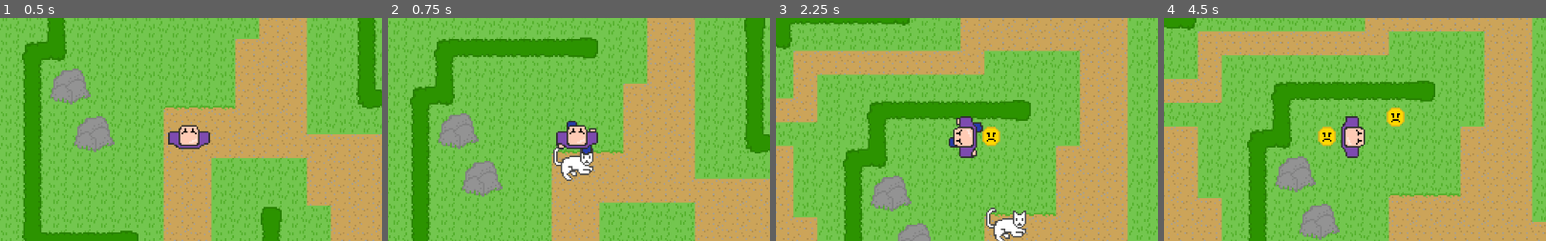
Above: before the commit, frames 1-4 (left to right).
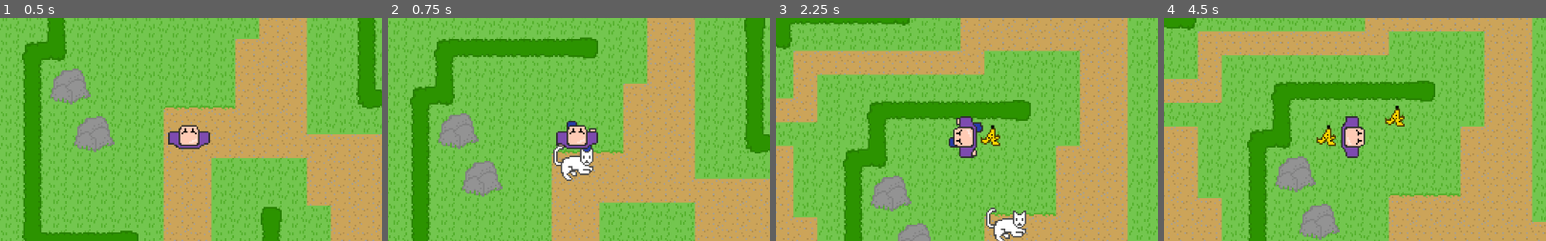
Above: after the commit, the same moments.

Repository: JessicaCC-gd/GGJ2024-2_4_1
Game: Godot game, scene res://level.tscn
The game is run twice, just before and just after one commit, with the same random seed, the same clock (stepped at 60 frames per second) and the same inputs.
Inputs:
- Up to frame 1 (0.5 s): no input
- Up to frame 2 (0.75 s): tap Enter at 0.5 s; hold Up (move_up) from 0.53 s (still down); tap 1 (action_1) at 0.6 s
- Up to frame 3 (2.25 s): tap 2 (action_2) at 1.35 s; tap Space at 2 s; release Up (move_up) at 2.03 s; hold Left (move_left) from 2.03 s (still down); tap 3 (action_3) at 2.1 s
- Up to frame 4 (4.5 s): tap 1 (action_1) at 2.85 s; release Left (move_left) at 3.53 s; hold Down (move_down) 3.53-4.28 s; tap 2 (action_2) at 3.6 s; hold Right (move_right) from 4.28 s (still down); tap 3 (action_3) at 4.35 s
The pictures show only the part of the screen within x 25-75%, y 23-73%; the shares and areas given below are measured in that part.

Frame 1 is identical in both runs. In frame 2, less than 0.1% of the frame differs, in the area x 44-54%, y 56-62%; in frame 3, 0.3%; in frame 4, 0.7%, in the area x 39-63%, y 39-58%.

Commit message:
Change banana collision area

Diff:
--- a/banana.gd
+++ b/banana.gd
@@ -1,6 +1,7 @@
-extends Area2D
+extends Node2D
 
 @onready var _animated_sprite = $AnimatedSprite2D
+@onready var _area_2d = $Area2D
 
 var smoke_scene = preload("res://smoke.tscn")
 var despawn_timer
@@ -20,5 +21,5 @@
 	queue_free()
 
 
-func _on_area_2d_body_entered(body):
-	print("enemy entered")
+func _on_area_2d_area_entered(area):
+	print("banana")
--- a/banana.tscn
+++ b/banana.tscn
@@ -1,17 +1,13 @@
-[gd_scene load_steps=6 format=3 uid="uid://gl5am0lbnoxt"]
+[gd_scene load_steps=5 format=3 uid="uid://2iuxqnsn5181"]
 
 [ext_resource type="Script" path="res://banana.gd" id="1_bf6tp"]
-[ext_resource type="Texture2D" uid="uid://c5lnmyca172t7" path="res://assets/sprites/emotions.png" id="2_fio3o"]
-
-[sub_resource type="AtlasTexture" id="AtlasTexture_wrypv"]
-atlas = ExtResource("2_fio3o")
-region = Rect2(0, 0, 16, 16)
+[ext_resource type="Texture2D" uid="uid://b7fyps667ot0g" path="res://assets/sprites/banana_peel.png" id="2_g6gus"]
 
 [sub_resource type="SpriteFrames" id="SpriteFrames_fy3s3"]
 animations = [{
 "frames": [{
 "duration": 1.0,
-"texture": SubResource("AtlasTexture_wrypv")
+"texture": ExtResource("2_g6gus")
 }],
 "loop": true,
 "name": &"default",
@@ -19,16 +15,19 @@
 }]
 
 [sub_resource type="CircleShape2D" id="CircleShape2D_5fars"]
-radius = 18.0
+radius = 7.0
 
-[node name="banana" type="Area2D"]
-collision_layer = 32768
-collision_mask = 2
+[node name="banana" type="Node2D"]
 script = ExtResource("1_bf6tp")
 
 [node name="AnimatedSprite2D" type="AnimatedSprite2D" parent="."]
+position = Vector2(-1, -1)
 sprite_frames = SubResource("SpriteFrames_fy3s3")
 autoplay = "default"
 
-[node name="CollisionShape2D" type="CollisionShape2D" parent="."]
+[node name="Area2D" type="Area2D" parent="."]
+
+[node name="CollisionShape2D" type="CollisionShape2D" parent="Area2D"]
 shape = SubResource("CircleShape2D_5fars")
+
+[connection signal="area_entered" from="Area2D" to="." method="_on_area_2d_area_entered"]
--- a/enemy.tscn
+++ b/enemy.tscn
@@ -64,20 +64,23 @@
 radius = 11.1803
 
 [node name="enemy" type="CharacterBody2D"]
-z_index = 3
 collision_layer = 2
-collision_mask = 32775
+collision_mask = 7
 script = ExtResource("1_r2d8k")
 
 [node name="AnimatedSprite2D" type="AnimatedSprite2D" parent="."]
 sprite_frames = SubResource("SpriteFrames_3l6sg")
 animation = &"idle"
 
-[node name="CollisionShape2D" type="CollisionShape2D" parent="."]
+[node name="Area2D" type="Area2D" parent="."]
+collision_layer = 7
+collision_mask = 7
+
+[node name="CollisionShape2D" type="CollisionShape2D" parent="Area2D"]
+z_index = -1
 shape = SubResource("CircleShape2D_pe2hc")
 
 [node name="RayCast2D" type="RayCast2D" parent="."]
-target_position = Vector2(-45, 11)
 
 [node name="CollisionShape2D" type="CollisionShape2D" parent="."]
 rotation = 1.5708
--- a/player.tscn
+++ b/player.tscn
@@ -64,7 +64,6 @@
 shape = SubResource("CircleShape2D_envtp")
 
 [node name="AnimatedSprite2D" type="AnimatedSprite2D" parent="."]
-z_index = 2
 sprite_frames = SubResource("SpriteFrames_i5rjt")
 animation = &"idle"
 
Not shown: 1 places in cat.tscn that only renumber resources
Not shown: 1 places in enemy.tscn that only renumber resources
